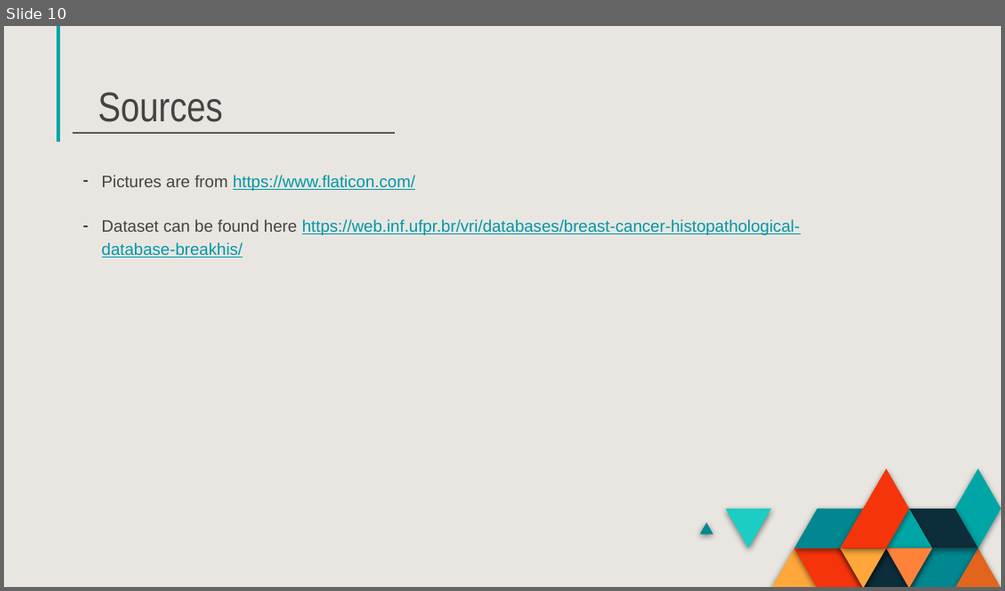
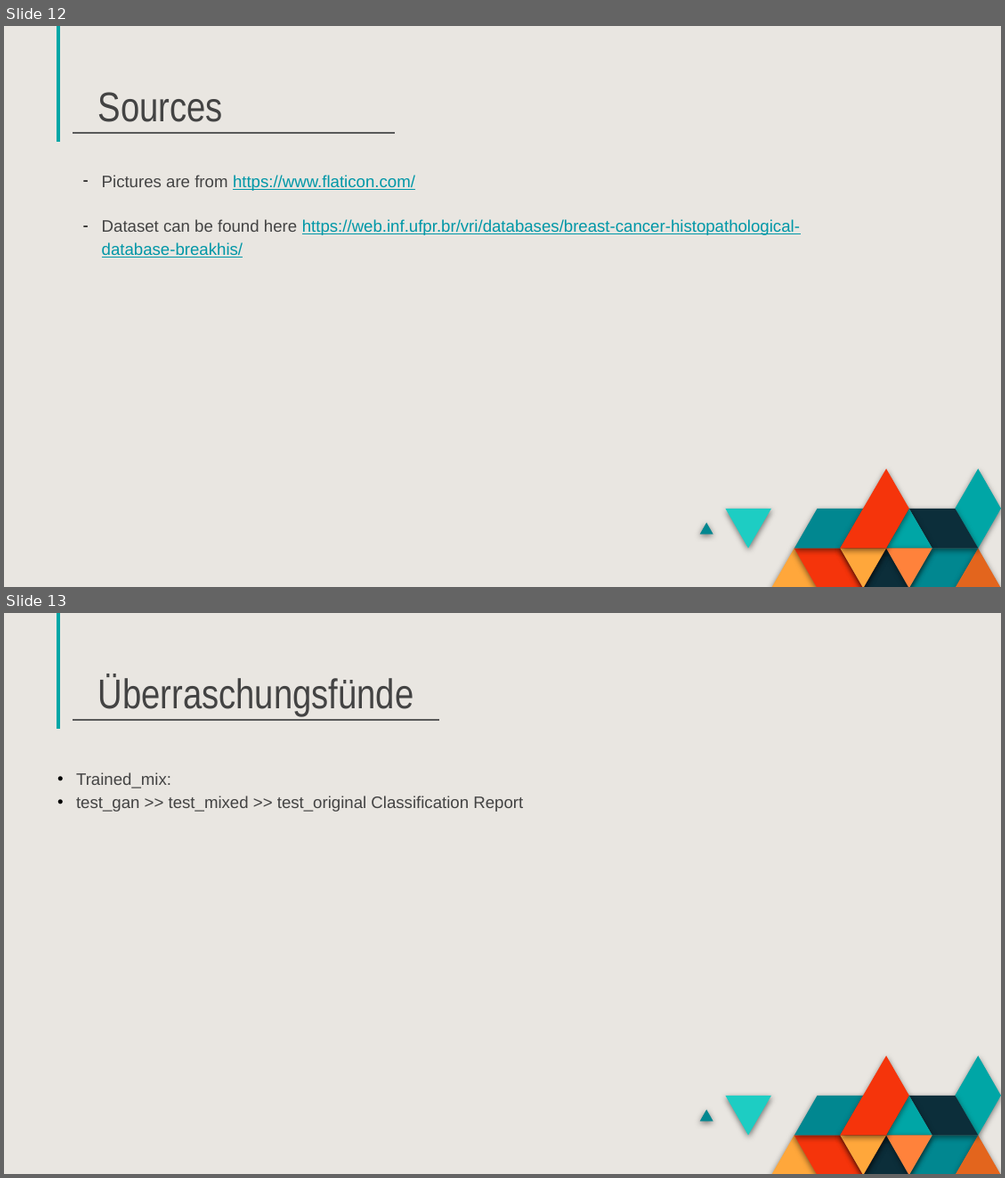
Before and after one commit to eliasmarcon/Medical_Imaging_Project, a slide deck: Presentations/Final_Presentation_Khoss_Marcon.pptx. Shown one above the other, each under a label of ours: slide 10 before the commit, slides 12 and 13 after it. The pictures are 1005x591 and 1005x1178 pixels, drawn with LibreOffice and Linux fonts; fonts in the diff are those of the drawing. Boxes give left, top, right and bottom in pixels: in the first picture for what was removed or moved away, otherwise in the second. Text is boxed around its words. In the diff, an @@ line names an element or a change of style, - is before the commit and + after.

```diff
--- a/Presentations/Final_Presentation_Khoss_Marcon.pptx
+++ b/Presentations/Final_Presentation_Khoss_Marcon.pptx
@@ slide 13 added at [4, 613, 1001, 1174], background #E9E6E1; not listed: 19 template elements that a slide beside it also shows @@
@@ title added at [98, 675, 414, 717], 30 pt, text #434343 @@
+Überraschungsfünde
@@ line added from (73, 720) to (439, 720), #595959 1.5 pt @@
@@ text added at [76, 772, 523, 811], 12 pt, text #434343 @@
+• Trained_mix:
+  • test_gan >> test_mixed >> test_original Classification Report
@@ what was slide 10 is now slide 12 @@
```
Also in this commit, not shown: 3 slides changed, 6 other slides added, 1 other file.
